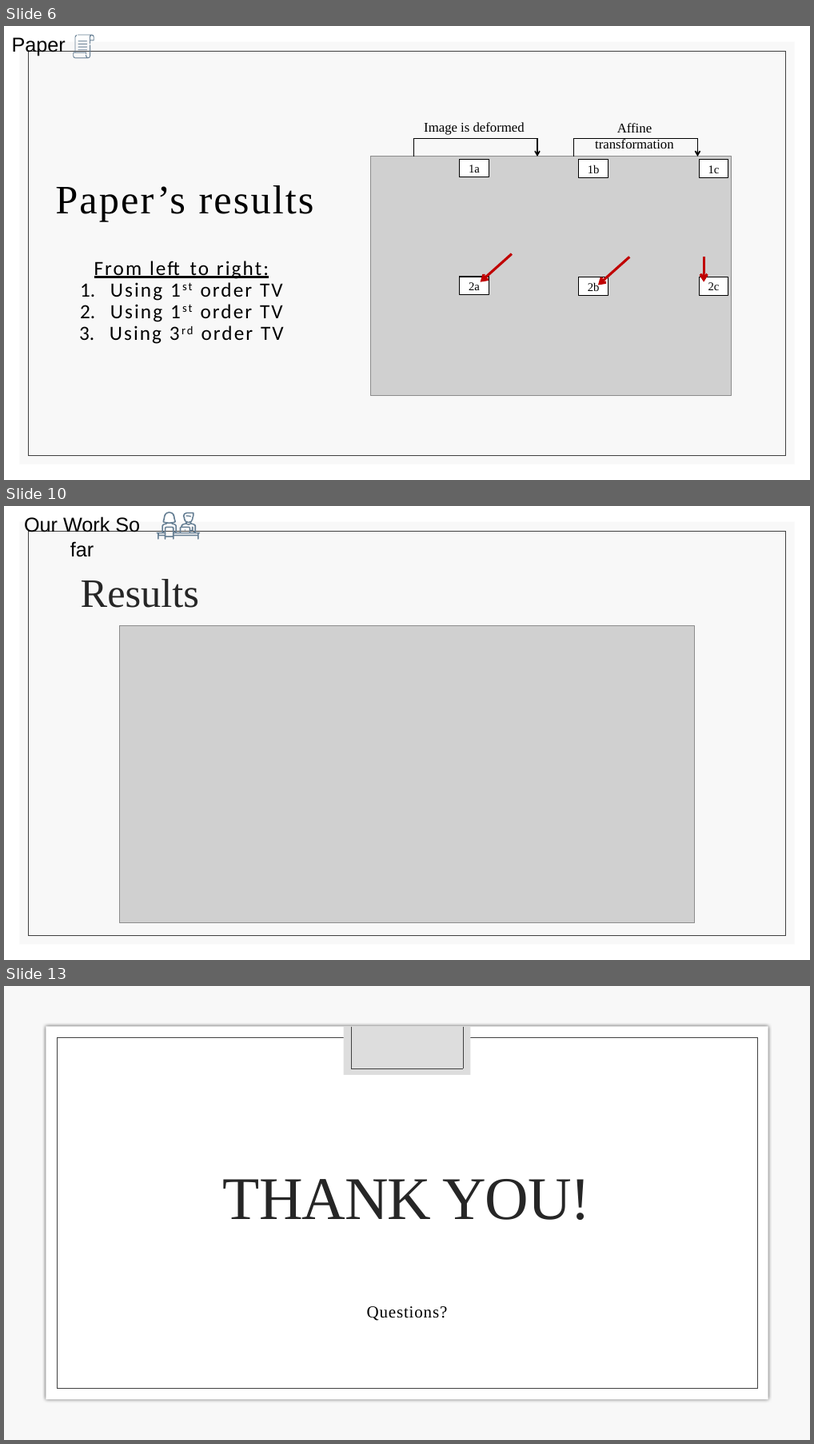
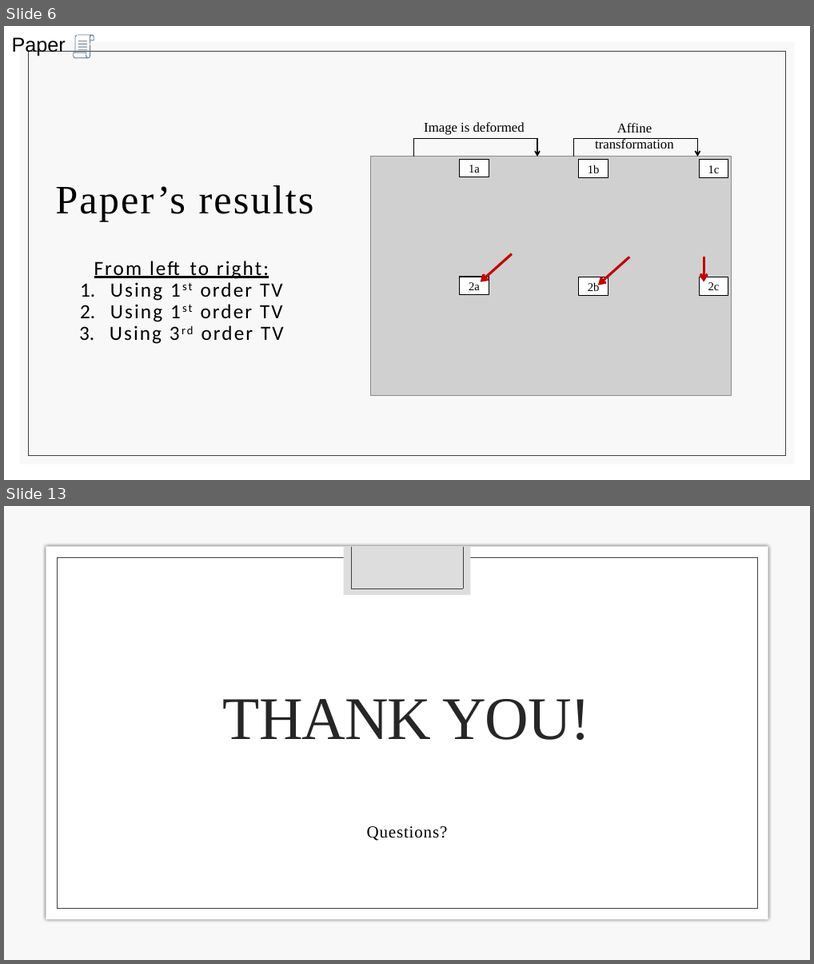
Before and after one commit to liordvir/AOTV, a slide deck: updated_presentation.pptx. Shown one above the other, each under a label of ours: slides 6, 10 and 13 before the commit, slides 6 and 13 after it; the slides between them are not shown. The pictures are 814x1444 and 814x964 pixels, drawn with LibreOffice and Linux fonts; fonts in the diff are those of the drawing; grey boxes stand for pictures; background and template pictures are left out. Boxes give left, top, right and bottom in pixels: in the first picture for what was removed or moved away, otherwise in the second. Text is boxed around its words. In the diff, an @@ line names an element or a change of style, - is before the commit and + after.

```diff
--- a/updated_presentation.pptx
+++ b/updated_presentation.pptx
@@ slide 10 removed at (4,506,810,960), background #FFFFFF; not listed: 2 template elements that a slide beside it also shows @@
@@ text removed at (24,516,140,557) @@
-Our Work So far
@@ freeform shape removed at (157,512,201,540) @@
@@ freeform shape removed at (185,529,186,531) @@
@@ freeform shape removed at (186,515,191,517) @@
@@ title removed at (81,579,199,608) @@
-Results
@@ picture removed at (119,625,695,922) @@
```
Also in this commit, not shown: 6 slides changed, 1 slide added.
